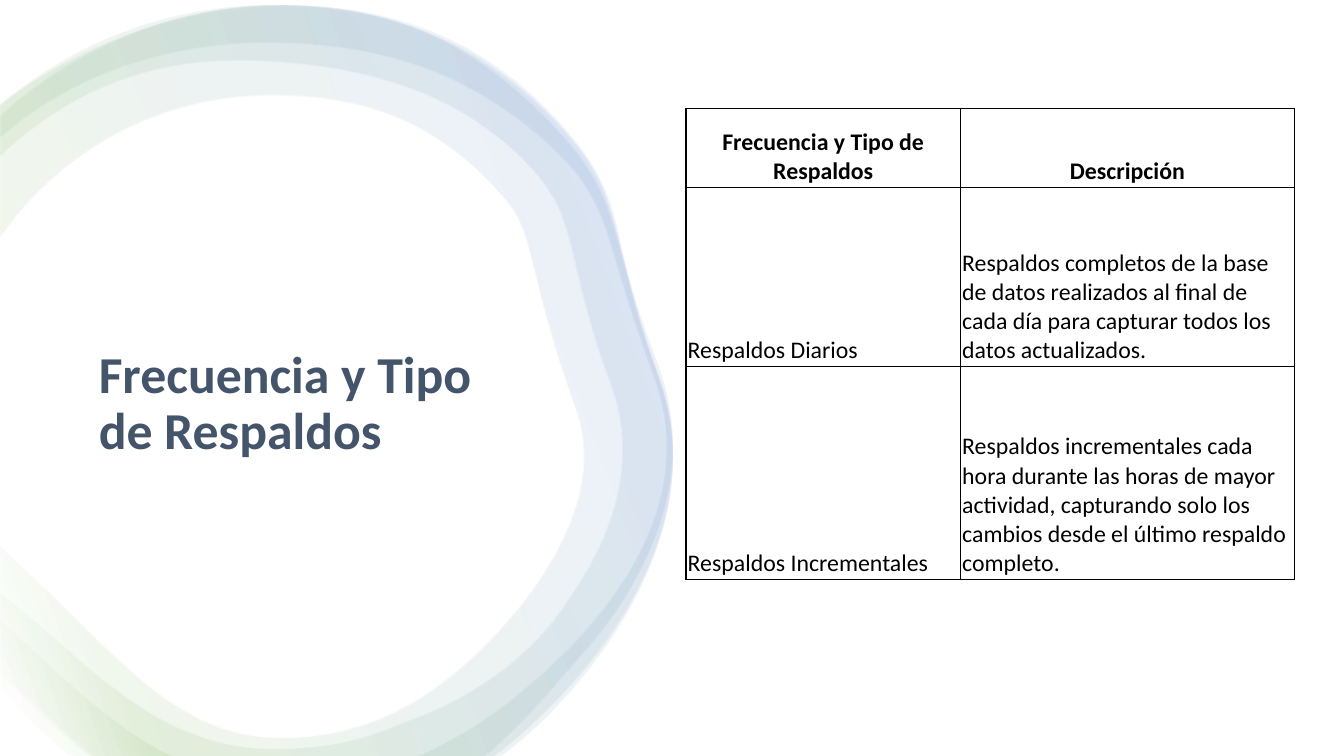
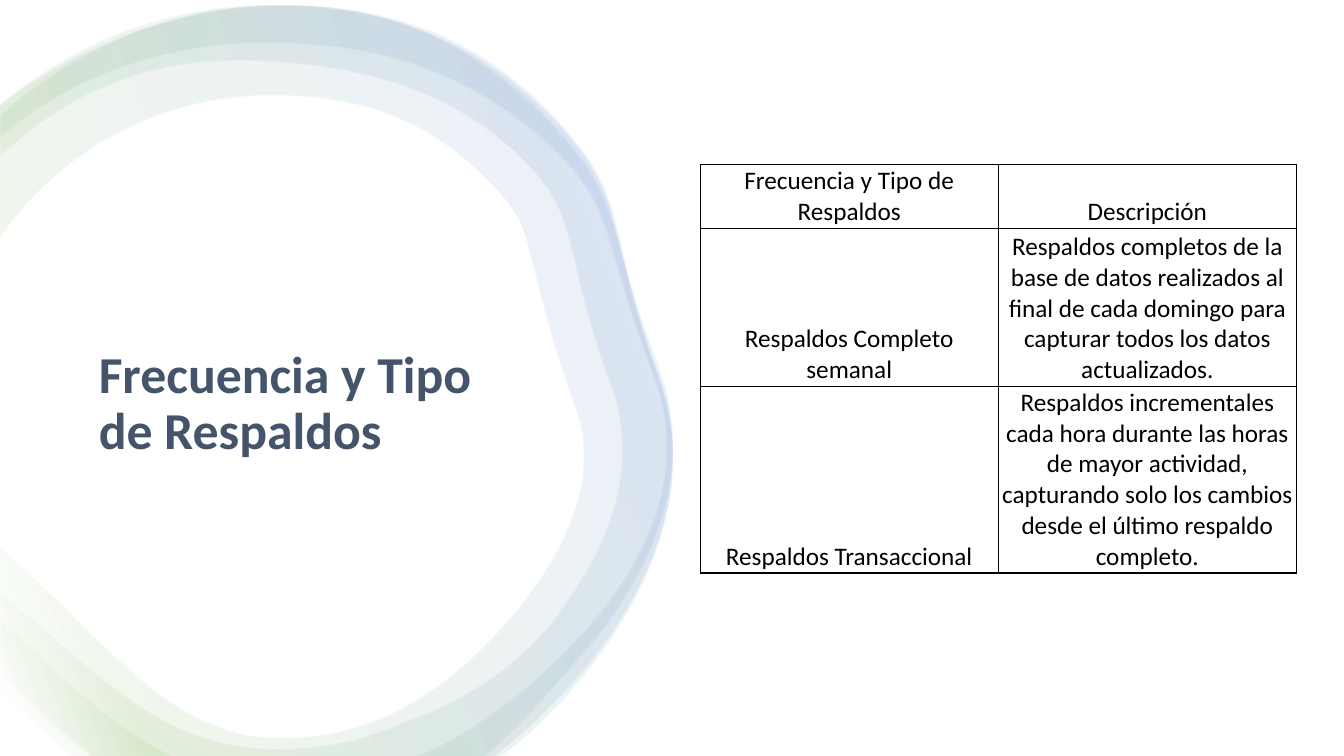
Before and after one commit to eduard165/APIComedor, a slide deck: slide 23 of Docs/Nuevo Presentación de Microsoft PowerPoint.pptx (slide 21 before the commit). Drawn at 1344x756 pixels with LibreOffice and Linux fonts; fonts in the diff are those of the drawing. Boxes give left, top, right and bottom in pixels: in the first picture for what was removed or moved away, otherwise in the second. Text is boxed around its words. In the diff, an @@ line names an element or a change of style, - is before the commit and + after.

```diff
--- a/Docs/Nuevo Presentación de Microsoft PowerPoint.pptx
+++ b/Docs/Nuevo Presentación de Microsoft PowerPoint.pptx
@@ table at (x1=701, y1=164, x2=1298, y2=573) @@
-row 2, column 1: Respaldos Diarios
+row 2, column 1: Respaldos Completo semanal
-row 2, column 2: Respaldos completos de la base de datos realizados al final de cada día para capturar todos los datos actualizados.
+row 2, column 2: Respaldos completos de la base de datos realizados al final de cada domingo para capturar todos los datos actualizados.
-row 3, column 1: Respaldos Incrementales
+row 3, column 1: Respaldos Transaccional
@@ size 17 to 18 pt in "Frecuencia y Tipo de Respaldos", "Descripción", "Respaldos incrementales cada hora durante las horas ..." @@
@@ bold off in "Frecuencia y Tipo de Respaldos", "Descripción" @@
@@ alignment left to centre @@
@@ table resized from (x1=687, y1=109, x2=1295, y2=580) to (x1=701, y1=164, x2=1298, y2=573) @@
```
Also in this commit, not shown: 8 other slides changed, 2 slides added, 2 other files.
